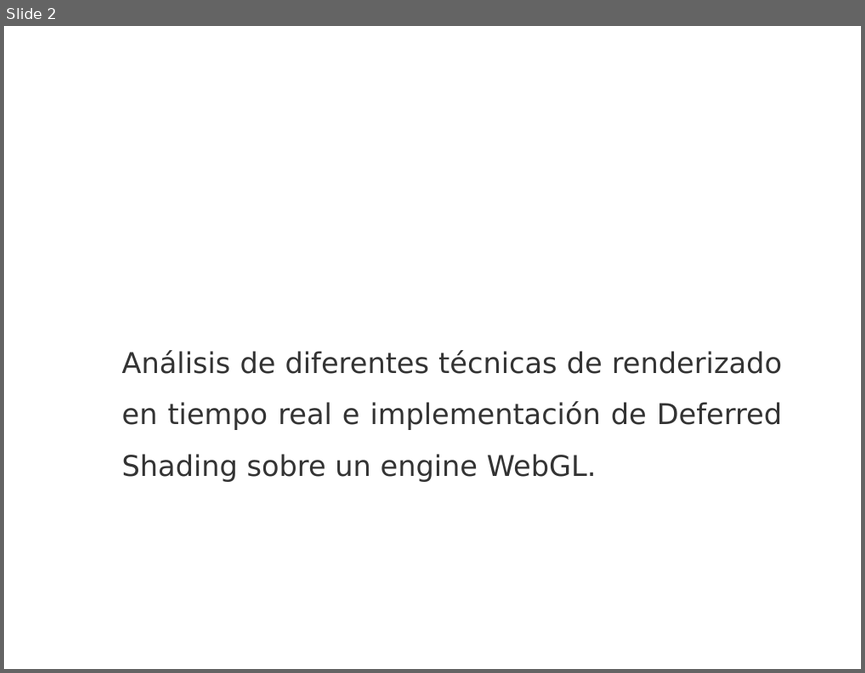
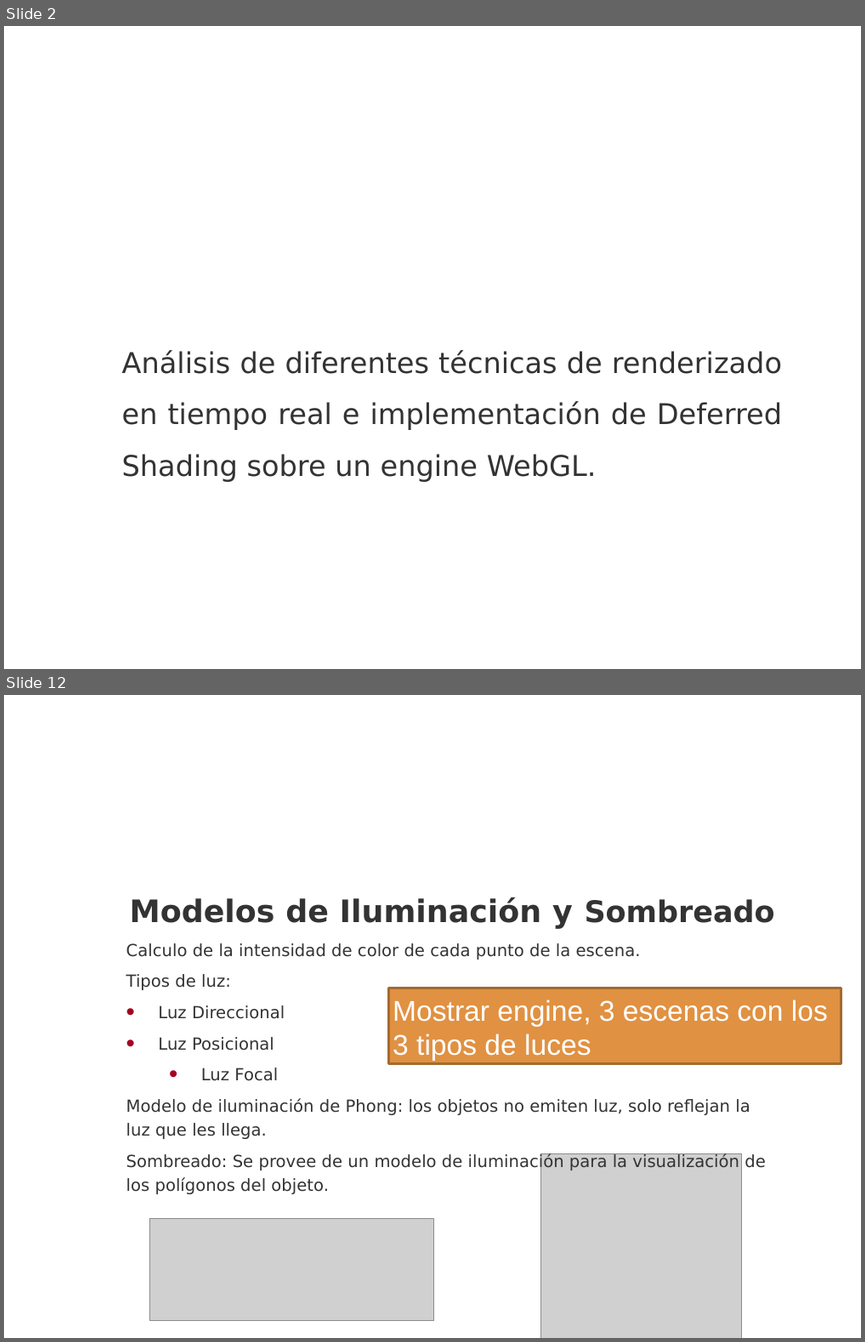
Before and after one commit to madowen/webGL, a slide deck: Docs/presentacion.pptx. Shown one above the other, each under a label of ours: slide 2 before the commit, slides 2 and 12 after it; the slides between them are not shown. The pictures are 865x673 and 865x1342 pixels, drawn with LibreOffice and Linux fonts; fonts in the diff are those of the drawing; grey boxes stand for pictures; background and template pictures are left out. Boxes give left, top, right and bottom in pixels: in the first picture for what was removed or moved away, otherwise in the second. Text is boxed around its words. In the diff, an @@ line names an element or a change of style, - is before the commit and + after.

Commit message:
Graphic Pipeline hecha de la presentacion

```diff
--- a/Docs/presentacion.pptx
+++ b/Docs/presentacion.pptx
@@ slide 12 added at bbox=[4, 695, 861, 1338], background picture (left out) @@
@@ title added at bbox=[69, 695, 861, 802], 28 pt, text #FFFFFF @@
+Graphics Pipeline
@@ text added at bbox=[126, 897, 775, 1194], 14 pt, text #333333 @@
+Modelos de Iluminación y Sombreado
+Calculo de la intensidad de color de cada punto de la escena.
+Tipos de luz:
+• Luz Direccional
+• Luz Posicional
+  • Luz Focal
+Modelo de iluminación de Phong: los objetos no emiten luz, solo reflejan la luz que les llega.
+Sombreado: Se provee de un modelo de iluminación para la visualización de los polígonos del objeto.
@@ rectangle added at bbox=[389, 988, 841, 1064], fill #E09142, outline #A36A30 2 pt, 24 pt, text #FFFFFF @@
+Mostrar engine, 3 escenas con los 3 tipos de luces
@@ picture added at bbox=[540, 1154, 741, 1338] @@
@@ picture added at bbox=[150, 1219, 434, 1321] @@
```
Also in this commit, not shown: 5 slides changed, 7 other slides added, 2 slides removed.
